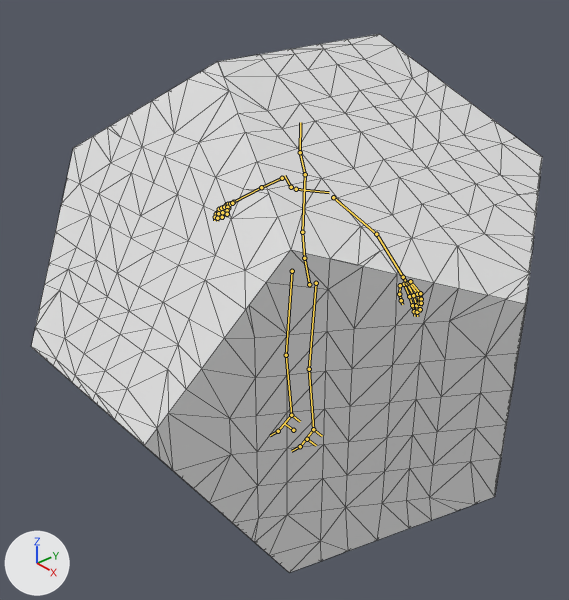
Before and after pictures for a commit that changed the Blender file Assets/Custom Assets/Models/dodecahedron.blend.
The view is the same before and after, from a camera (50 mm lens) standing at (5.19, -4.81, 3.77) and looking at (-0.03, -0.21, 0.05). Arrows for +X, +Y and +Z are at lower left; the lights stay in place. The bones that bend it are drawn over the model as lines. Mesh edges are drawn as thin lines.

In view in the first picture: 'Solid'.
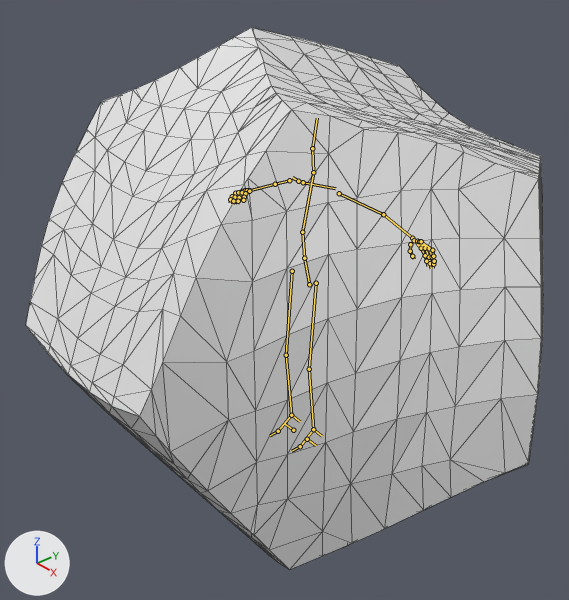
The newer file adds an action. The first version stands in its rest pose; the second is drawn at frame 70 of the action 'happy'.

The edits, one by one:
Bone 'chest' (bone_chest) turns from (0, 0, 0) to (-16, -2, 5) degrees about its own x, y and z.
Bone 'upper_arm.L' (bone_upper_arm_l) turns from (0, 0, 0) to (3, -7, 18) degrees about its own x, y and z.
Bone 'upper_arm.R' (bone_upper_arm_r) turns from (0, 0, 0) to (-13, 1, -15) degrees about its own x, y and z.

Where the change shows, as pixel boxes [x1, y1, x2, y2] in the pictures (569 x 600 px):
'Solid', posed: before [31, 34, 542, 573]; after [26, 27, 543, 569]
bone 'chest', root to tip: before (302, 232) to (305, 174); after (302, 232) to (313, 172)
bone 'upper_arm.L', root to tip: before (333, 197) to (376, 234); after (339, 193) to (383, 214)
bone 'upper_arm.R', root to tip: before (282, 178) to (261, 187); after (289, 180) to (275, 184)
